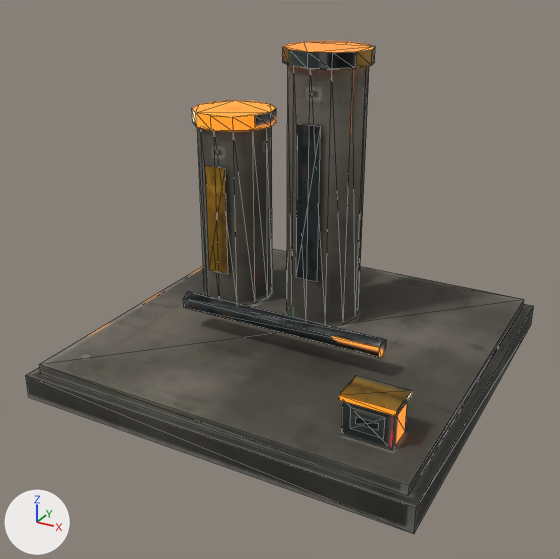
The glTF model game/world/models/geothermal_plant.glb: old version first, new version second.
Both versions are drawn from a 50 mm lens placed at (0.669, -1.314, 0.831), pointed at (-0.014, -0.072, 0.21). Every picture has the same lights, and +X, +Y and +Z are marked at lower left. The older version comes first. Mesh edges are drawn as thin lines. Vertices at exactly the same position are counted once.

Names of what the first picture shows: 'te_geothermal_plant'.
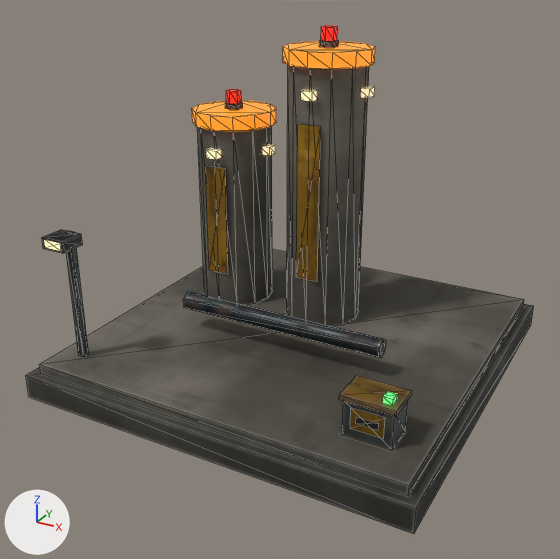
The edits, one by one:
me_te_geothermal_plant is used by ob_te_geothermal_plant; location (0.0, 0.0, 0.0).
Verts and faces of me_te_geothermal_plant; kept vertices keep their numbers, new ones are numbered from 156.
Before the commit, vertices of me_te_geothermal_plant: 123 (0.22, -0.1, 0.15) at pixel (382, 338), 125 (0.22, -0.083, 0.14) at pixel (386, 339), 127 (0.22, -0.083, 0.12) at pixel (385, 349), 129 (0.22, -0.1, 0.11) at pixel (381, 357), 131 (0.22, -0.117, 0.12) at pixel (378, 356).
Before the commit, vertices of me_te_geothermal_plant: 133 (0.22, -0.117, 0.14) at pixel (379, 347).
me_te_geothermal_plant had 156 vertices, 252 faces and spanned x -0.4..0.4, y -0.4..0.4, z 0.0..0.64.
me_te_geothermal_plant now has 268 vertices, 420 faces and spans x -0.4..0.4, y -0.4..0.4, z 0.0..0.678.
me_te_geothermal_plant part 1: a new loose piece, a box spanning x -0.233..-0.207, y 0.006..0.032, z 0.411..0.429, in mat_te_geothermal_plant.
me_te_geothermal_plant part 2: a new loose piece, a 6-sided cylinder along z spanning x -0.236..-0.204, y 0.082..0.118, z 0.5..0.512, in mat_te_geothermal_plant.
me_te_geothermal_plant part 3: a new loose piece, a 6-sided cylinder along z spanning x -0.234..-0.206, y 0.084..0.116, z 0.512..0.538, in mat_te_geothermal_plant.
me_te_geothermal_plant part 4: a new loose piece, a box spanning x -0.152..-0.126, y 0.087..0.113, z 0.411..0.429, in mat_te_geothermal_plant.
me_te_geothermal_plant part 5: a new loose piece, a box spanning x -0.013..0.013, y 0.006..0.032, z 0.551..0.569, in mat_te_geothermal_plant.
me_te_geothermal_plant part 6: a new loose piece, a 6-sided cylinder along z spanning x -0.016..0.016, y 0.082..0.118, z 0.64..0.652, in mat_te_geothermal_plant.
me_te_geothermal_plant part 7: a new loose piece, a 6-sided cylinder along z spanning x -0.014..0.014, y 0.084..0.116, z 0.652..0.678, in mat_te_geothermal_plant.
me_te_geothermal_plant part 8: a new loose piece, a box spanning x 0.068..0.094, y 0.087..0.113, z 0.551..0.569, in mat_te_geothermal_plant.
me_te_geothermal_plant part 9: a new loose piece, a box spanning x 0.301..0.319, y -0.304..-0.286, z 0.15..0.162, in mat_te_geothermal_plant.
me_te_geothermal_plant part 10: a new loose piece, a box spanning x -0.337..-0.323, y -0.317..-0.303, z 0.07..0.33, in mat_te_geothermal_plant.
me_te_geothermal_plant part 11: a new loose piece, a box spanning x -0.355..-0.305, y -0.355..-0.305, z 0.309..0.331, in mat_te_geothermal_plant.
Part 12, on me_te_geothermal_plant:
14 faces are deleted.
14 new faces join them.
Part 13, on me_te_geothermal_plant:
Faces deleted: (129, 133, 131), (125, 129, 127), (123, 133, 125), (125, 133, 129).
New faces: (123, 127, 125), (123, 133, 131), (127, 131, 129), (123, 131, 127).
Part 14, on me_te_geothermal_plant:
New vertex 156 is at (-0.35, -0.31, 0.308).
New vertex 157 is at (-0.35, -0.35, 0.308), pixel (47, 248).
New vertex 158 is at (-0.35, -0.356, 0.312), pixel (44, 247).
New vertex 159 is at (-0.35, -0.356, 0.328), pixel (43, 239).
New vertices 160 to 163 stand at vertices 156 to 159, in that order, plus (0.04, 0.0, 0.0).
New faces: (156, 160, 161), (156, 161, 157), (158, 162, 163), (158, 163, 159).
me_te_geothermal_plant part 15: 108 kept faces spanning x -0.4..0.4, y -0.4..0.4, z 0.0..0.64 get new texture (UV) coordinates.
Other edits to the shape of me_te_geothermal_plant do not show in these pictures.

Changed parts and their boxes [x1, y1, x2, y2] in the pictures (560 x 559 px; the box of a moved part takes in the faces that stretch with it):
'te_geothermal_plant', reshaped
    before: [26, 41, 534, 534]
    after: [26, 25, 534, 534]
part 1 of me_te_geothermal_plant, added
    after: [206, 148, 221, 160]
part 2 of me_te_geothermal_plant, added
    after: [225, 102, 243, 110]
part 3 of me_te_geothermal_plant, added
    after: [226, 89, 241, 104]
part 4 of me_te_geothermal_plant, added
    after: [263, 144, 275, 156]
part 5 of me_te_geothermal_plant, added
    after: [301, 89, 316, 101]
part 6 of me_te_geothermal_plant, added
    after: [320, 40, 339, 48]
part 7 of me_te_geothermal_plant, added
    after: [321, 25, 338, 41]
part 8 of me_te_geothermal_plant, added
    after: [361, 86, 375, 98]
part 9 of me_te_geothermal_plant, added
    after: [382, 391, 397, 406]
part 10 of me_te_geothermal_plant, added
    after: [66, 248, 89, 357]
part 11 of me_te_geothermal_plant, added
    after: [42, 229, 83, 253]
part 12 of me_te_geothermal_plant, moved or reshaped
    both: [283, 41, 375, 53]
part 13 of me_te_geothermal_plant, moved or reshaped
    both: [379, 339, 386, 358]
part 14 of me_te_geothermal_plant, added
    after: [44, 240, 61, 251]
part 15 of me_te_geothermal_plant, surface changed
    both: [183, 47, 412, 450]
